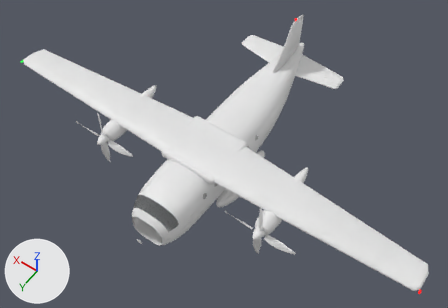
Two versions of the Blender file ragdoll-crash-physics/blender/out/CargoPlane.blend, one commit apart.
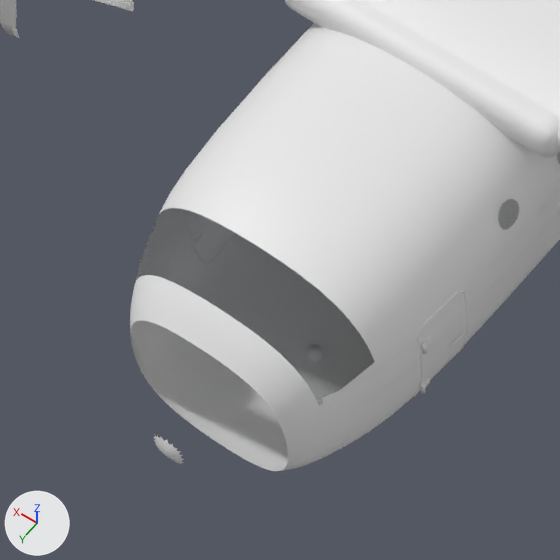
Old and new are each drawn whole from a 50 mm lens placed at (-34.7, 46.3, 81.3), pointed at (-1.1, -0.9, 7.1) and again close up on the part from 24% to 48% of the width and 50% to 85% of the height. Every picture has the same lights, and +X, +Y and +Z are marked at lower left. The first two pictures are the older version.

In view in the first close-up: 'CargoPlane_Body', 'CargoPlane_Glass', 'CargoPlane_Spin2', 'CargoPlane_Trim' and 1 more.
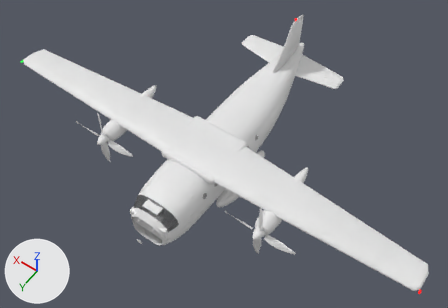
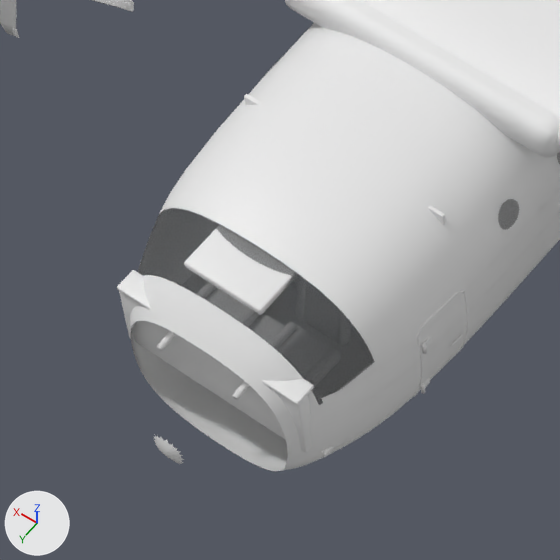
Changed parts and their boxes (x1, y1, x2, y2) in the close-ups (560 x 560 px):
'CargoPlane_Interior', added: after (117, 94, 446, 467)

Edits to the bpy script that builds the scene:
```text
Add mat_cargoplane_interior_pbr:
    mat_cargoplane_interior_pbr = principled_material('CargoPlane_Interior_PBR')
    mat_cargoplane_interior_pbr.base_color = (0.8, 0.8, 0.8)  # white #e7e7e7
Add me_cargoplane_interior:
    me_cargoplane_interior.from_pydata(...)  # 5491 vertices, 4788 faces; spans x -4.24..4.24, y 8.9..16.28, z 4.98..11.11
    me_cargoplane_interior.polygons.foreach_set('use_smooth', [True] * 4788)
    me_cargoplane_interior.materials.append(mat_cargoplane_interior_pbr)  # its picture is missing
Add ob_cargoplane_interior:
    ob_cargoplane_interior = bpy.data.objects.new('CargoPlane_Interior', me_cargoplane_interior)
    ob_cargoplane_interior.location = (0.0, 0.0, 0.0)
```
